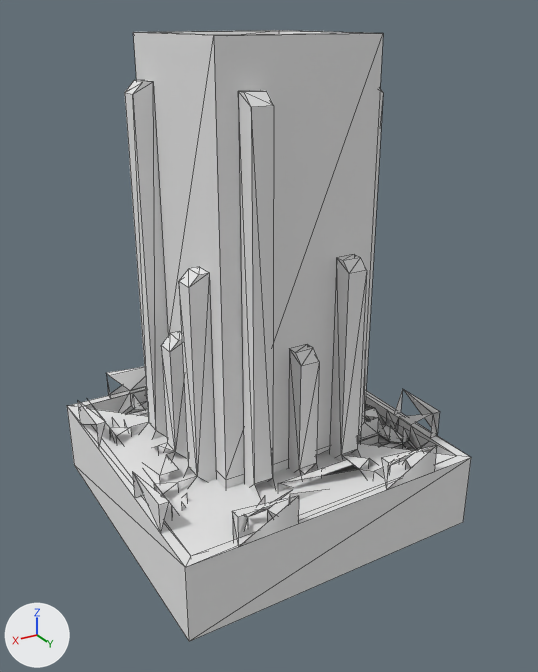
The OBJ model src/main/resources/assets/hbm/models/machines/refinery_small.obj as it was, and as the next commit left it.
The view is the same before and after, from a 50 mm camera at (2.2, 3.82, 3.09) aimed at (-0.02, 0.14, 1.24). The axes (+X, +Y, +Z) are drawn at lower left. The lights are the same throughout. The first picture is the older version. Mesh edges are drawn as thin lines. Where no turn or scale is listed for an object, it has been applied to the vertices.
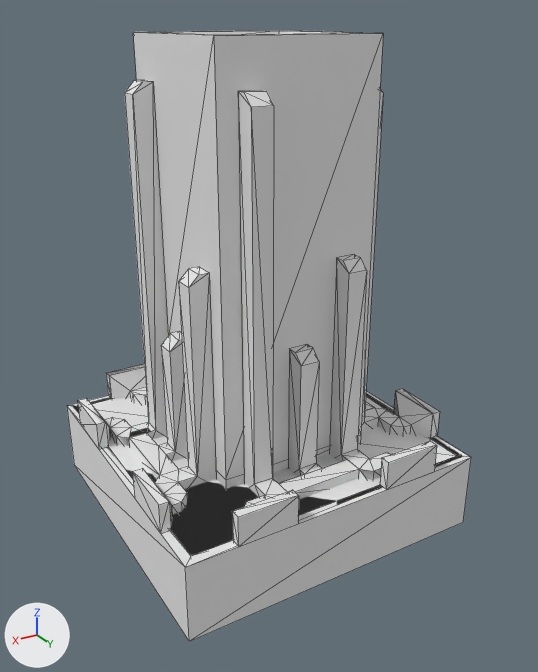
Pixel boxes [x1, y1, x2, y2] of what changed, in the pictures (538 x 672 px):
```json
{"part": 1, "of": "me_cube_001", "change": "added", "after": [92, 397, 457, 456]}
{"part": 2, "of": "me_cube_001", "change": "added", "after": [78, 364, 440, 546]}
```

The change, as JSON lines over the scene's bpy script:
```json
{"block": "me_cube_001", "where": "# used by ob_cube_001; location = (0.0, 0.0, 0.0)"}
{"block": "me_cube_001", "where": "# verts and faces of me_cube_001; kept vertices keep their numbers, new ones are numbered from 457"}
{"block": "me_cube_001", "where": "# before: 3 (0.94, -0.94, 0.5) at pixel (78, 407), 11 (-0.94, -0.94, 0.5), 12 (-0.94, 0.94, 0.5) at pixel (456, 455)"}
{"op": "remove", "block": "me_cube_001", "code": "me_cube_001.from_pydata(...)  # 457 vertices, 534 faces; spans x -1.0..1.0, y -1.0..1.0, z 0.0..3.0"}
{"op": "add", "block": "me_cube_001", "code": "me_cube_001.from_pydata(...)  # 468 vertices, 766 faces; spans x -1.0..1.0, y -1.0..1.0, z 0.0..3.0"}
{"block": "me_cube_001", "change": "me_cube_001 part 1"}
{"op": "add", "block": "me_cube_001", "code": "faces += [(3, 12, 11)]"}
{"block": "me_cube_001", "change": "me_cube_001 part 2"}
{"block": "me_cube_001", "change": "1 vertex is added at (-0.94, 0.31, 0.69)"}
{"block": "me_cube_001", "change": "5 new vertices lie (0.0, 0.0, -0.19) away from vertices in x -1.0..0.94, y -0.69..0.94, z 0.69"}
{"block": "me_cube_001", "change": "5 new vertices lie (0.0, 0.0, 0.12) away from vertices in x -0.5..0.81, y -0.25..0.88, z 0.44"}
{"block": "me_cube_001", "change": "231 new faces join them"}
```
